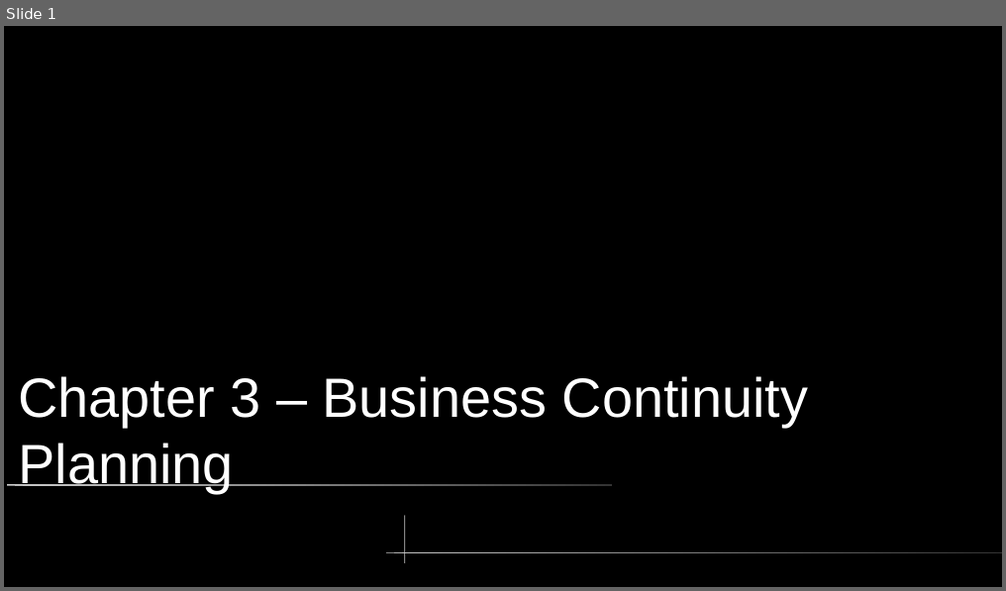
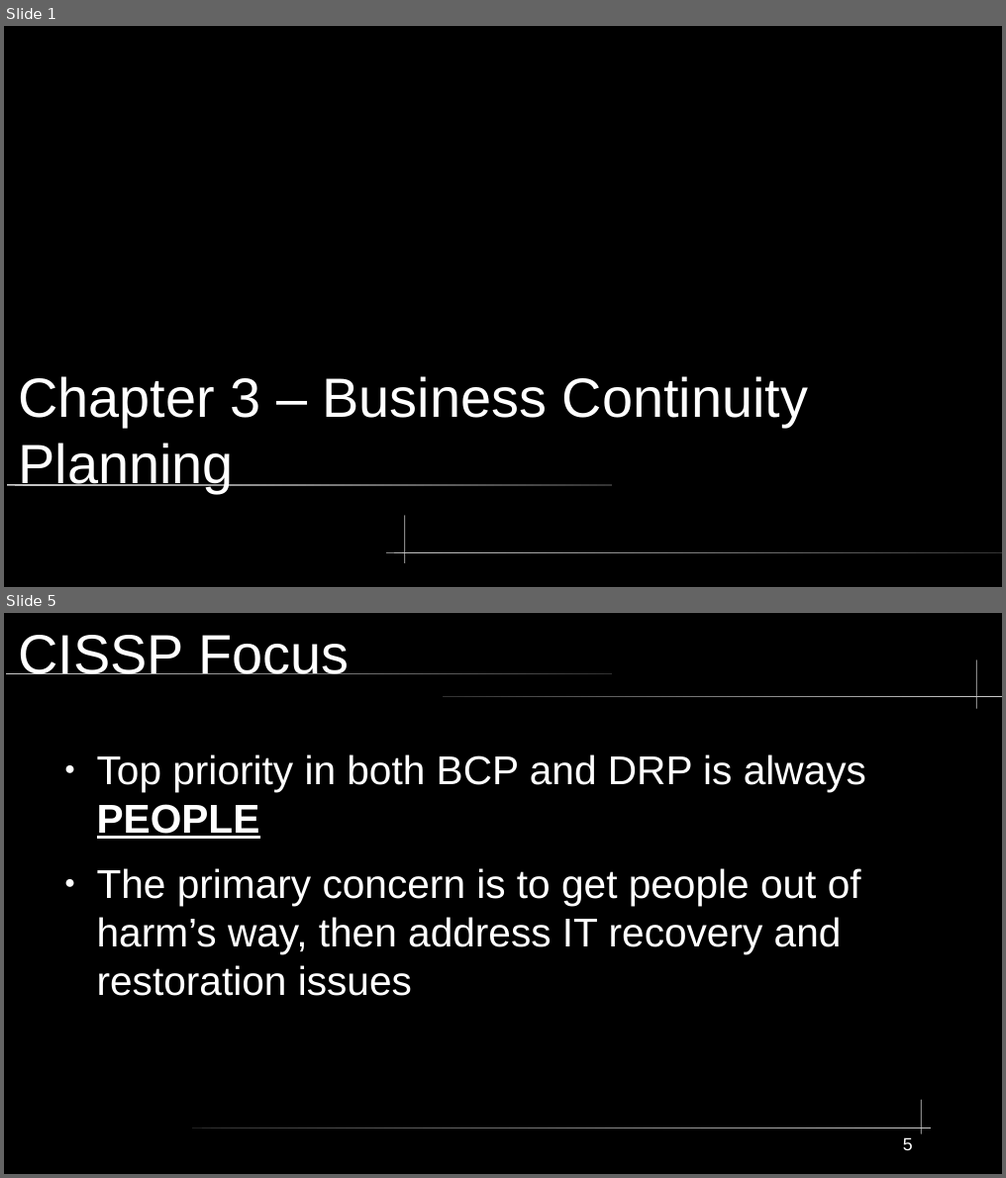
Before and after one commit to City-Colleges-of-Chicago-Cybersecurity/COMPSFI-214, a slide deck: 2026/Spring/powerpoints/Chatper-03-Business-Continuity-Planning.odp. Shown one above the other, each under a label of ours: slide 1 before the commit, slides 1 and 5 after it; the slides between them are not shown. The pictures are 1006x591 and 1006x1178 pixels, drawn with LibreOffice and Linux fonts; fonts in the diff are those of the drawing. Boxes give left, top, right and bottom in pixels: in the first picture for what was removed or moved away, otherwise in the second. Text is boxed around its words. In the diff, an @@ line names an element or a change of style, - is before the commit and + after.

```diff
--- a/2026/Spring/powerpoints/Chatper-03-Business-Continuity-Planning.odp
+++ b/2026/Spring/powerpoints/Chatper-03-Business-Continuity-Planning.odp
@@ slide 5 added at [4,613,1002,1174], background #000000 @@
@@ title added at [18,635,349,674], 44 pt, text #FFFFFF @@
+CISSP Focus
@@ freeform shape added at [976,661,977,709], fill #CCCCCC @@
@@ rounded rectangle added at [6,672,612,674], fill gradient #CCCCCC to #333333 @@
@@ rounded rectangle added at [444,696,1002,697], fill gradient #333333 to #CCCCCC @@
@@ text added at [97,755,866,996], 32 pt, text #FFFFFF @@
+● Top priority in both BCP and DRP is always PEOPLE
+● The primary concern is to get people out of harm’s way, then address IT recovery and restoration issues
@@ freeform shape added at [922,1100,923,1135], fill #CCCCCC @@
@@ rounded rectangle added at [192,1128,932,1129], fill gradient #333333 to #CCCCCC @@
@@ page number added at [903,1138,913,1151], 14 pt, text #FFFFFF @@
+5
```
Also in this commit, not shown: 7 other slides added, 7 slides removed.
